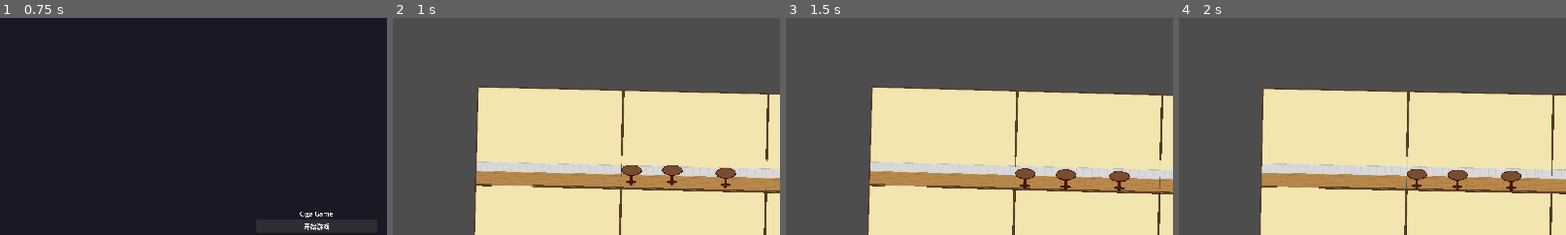
Above: before the commit, frames 1-4 (left to right).
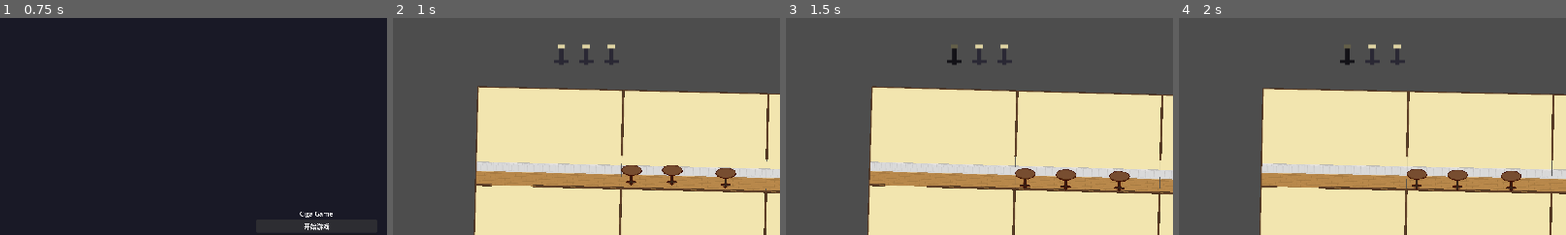
Above: after the commit, the same moments.

Repository: hinanep/ancat
Game: Godot game, scene res://scenes/ui/screens/MainMenu.tscn
The game is run twice, just before and just after one commit, with the same random seed, the same clock (stepped at 60 frames per second) and the same inputs.
Inputs (mouse positions are % of the whole screen's width and height, from its top left):
- Up to frame 1 (0.75 s): click "开始游戏" at 0.5 s
- Up to frame 2 (1 s): no input
- Up to frame 3 (1.5 s): tap Enter (ui_accept) at 1.25 s; move the mouse to (72, 45) at 1.27 s; hold Right (ui_right) from 1.28 s (still down); click (72, 45) at 1.42 s
- Up to frame 4 (2 s): keep holding Right (ui_right); tap Enter (ui_accept) at 1.52 s
The pictures show only the part of the screen within x 9-59%, y 0-50%; the shares and areas given below are measured in that part.

Frame 1 is identical in both runs. In frame 2, 0.4% of the frame differs, in the area x 41-59%, y 12-22%; in frame 3, 0.4%; in frame 4, 0.4%.

Commit message:
feat: 添加锚槽 UI 和信号支持，优化锚点状态管理
- 在 GameWorld.tscn 中添加 AnchorSlotsUI 节点以显示锚槽状态
- 在 AnchorController.gd 中引入信号以通知 UI 更新槽位状态
- 增强锚点状态管理逻辑，确保 UI 与锚点状态同步

Diff:
--- a/scenes/levels/GameWorld.tscn
+++ b/scenes/levels/GameWorld.tscn
@@ -5,6 +5,7 @@
 [ext_resource type="PackedScene" uid="uid://biqskj7ncenho" path="res://scenes/ui/components/storm_warning_ui.tscn" id="2_dhmek"]
 [ext_resource type="Script" uid="uid://bmtjege46adf1" path="res://scripts/components/TestPlayerController.gd" id="3_0x6r3"]
 [ext_resource type="Texture2D" uid="uid://d048tv117giwp" path="res://assets/textures/猫/Siamese/IdleCattt.png" id="3_8ghft"]
+[ext_resource type="PackedScene" uid="uid://dd80avoqr4dl4" path="res://scenes/ui/components/anchor_slots_ui.tscn" id="3_fy6ti"]
 [ext_resource type="PackedScene" uid="uid://do27wnokmof2x" path="res://scenes/props/WaterSurface.tscn" id="4_a73yp"]
 [ext_resource type="Script" uid="uid://dmx576ws301qi" path="res://scripts/components/BoatFloatController.gd" id="5_3ar6b"]
 [ext_resource type="PackedScene" uid="uid://cqlyepngiwjuq" path="res://scenes/props/MovableCargo.tscn" id="7_fdut3"]
@@ -143,6 +144,10 @@
 offset_top = -568.0
 offset_right = -893.0
 offset_bottom = -472.0
+
+[node name="AnchorSlotsUI" parent="CanvasLayer" unique_id=1069361037 instance=ExtResource("3_fy6ti")]
+position = Vector2(-460, -556)
+scale = Vector2(3, 3)
 
 [node name="Cabins" type="Node2D" parent="." unique_id=1560321885]
 z_index = -10
--- /dev/null
+++ b/scenes/ui/components/anchor_slots_ui.tscn
@@ -0,0 +1,8 @@
+[gd_scene format=3 uid="uid://dd80avoqr4dl4"]
+
+[ext_resource type="Script" path="res://scripts/components/AnchorSlotsUI.gd" id="1_2t3ha"]
+
+[node name="AnchorSlotsUI" type="Node2D"]
+position = Vector2(-1220, -430)
+script = ExtResource("1_2t3ha")
+anchorControllerPath = NodePath("../../Cabins/TestPlayer/AnchorController")
--- a/scripts/components/AnchorController.gd
+++ b/scripts/components/AnchorController.gd
@@ -1,4 +1,6 @@
 extends Node2D
+
+signal slot_state_changed(totalSlots: int, consumedSlots: int)
 
 ## 锚控制参数：发射、回收、勾取与放锚冻结。
 ## 锚最大长度（像素）。
@@ -45,6 +47,8 @@
 var _leftPressedPrev: bool = false
 var _rightPressedPrev: bool = false
 var _lastAvailableAnchorCapacity: int = 1
+var _lastSlotTotal: int = -1
+var _lastSlotConsumed: int = -1
 
 const INTERACT_NO_TARGET: int = 0
 const INTERACT_SUCCESS: int = 1
@@ -57,6 +61,7 @@
 	_player = get_parent()
 	_lastAvailableAnchorCapacity = _available_anchor_capacity()
 	_ensure_lines()
+	_emit_slot_state_if_changed()
 	_debug_log('ready: player=%s capacity=%d' % [_player.name if _player != null else 'null', _lastAvailableAnchorCapacity])
 
 
@@ -92,6 +97,7 @@
 
 	_leftPressedPrev = leftPressed
 	_rightPressedPrev = rightPressed
+	_emit_slot_state_if_changed()
 
 
 ## 创建锚链可视节点（按锚槽位创建）。
@@ -558,6 +564,32 @@
 	return max(available, 0)
 
 
+## 获取当前总槽位数量（供 UI 读取）。
+## @return int
+func current_slot_total() -> int:
+	return _current_anchor_capacity()
+
+
+## 获取当前已消耗槽位数量（供 UI 读取）。
+## @return int
+func current_slot_consumed() -> int:
+	var total: int = _current_anchor_capacity()
+	var consumed: int = _hooks.size() + _deployedCabinPaths.size()
+	return clampi(consumed, 0, total)
+
+
+## 当槽位状态变化时发出信号，驱动 UI 刷新。
+## @return void
+func _emit_slot_state_if_changed() -> void:
+	var total: int = current_slot_total()
+	var consumed: int = current_slot_consumed()
+	if total == _lastSlotTotal and consumed == _lastSlotConsumed:
+		return
+	_lastSlotTotal = total
+	_lastSlotConsumed = consumed
+	slot_state_changed.emit(total, consumed)
+
+
 ## 查找回收线段上的第一个合法命中（Hitable组CharacterBody2D或地板）。
 ## @param fromPos 线段起点
 ## @param toPos 线段终点
--- /dev/null
+++ b/scripts/components/AnchorSlotsUI.gd
@@ -0,0 +1,90 @@
+extends Node2D
+
+## 锚槽位 UI 参数：显示总槽位与已消耗槽位灰显状态。
+## 锚控制器路径。
+@export var anchorControllerPath: NodePath
+## 槽位起始位置（相对当前节点）。
+@export var slotsStartOffset: Vector2 = Vector2(0.0, 0.0)
+## 槽位间距（像素）。
+@export var slotSpacingX: float = 26.0
+## 槽位图标场景（默认使用放置锚实体图标）。
+@export var slotIconScene: PackedScene = preload('res://scenes/props/AnchorPlaced.tscn')
+## 正常槽位颜色。
+@export var slotNormalColor: Color = Color(1.0, 1.0, 1.0, 1.0)
+## 已消耗槽位颜色。
+@export var slotConsumedColor: Color = Color(0.45, 0.45, 0.45, 1.0)
+
+var _anchorController: Node
+var _slotIcons: Array[Node2D] = []
+var _totalSlots: int = 0
+var _consumedSlots: int = 0
+
+
+## 初始化：绑定锚控制器并构建初始槽位。
+## @return void
+func _ready() -> void:
+	_resolve_anchor_controller()
+	_rebuild_slots()
+	_refresh_slot_colors()
+
+
+## 解析锚控制器并连接状态信号。
+## @return void
+func _resolve_anchor_controller() -> void:
+	if anchorControllerPath != NodePath(''):
+		_anchorController = get_node_or_null(anchorControllerPath)
+	if _anchorController == null:
+		return
+	if _anchorController.has_signal('slot_state_changed'):
+		_anchorController.connect('slot_state_changed', _on_slot_state_changed)
+	if _anchorController.has_method('current_slot_total'):
+		_totalSlots = int(_anchorController.call('current_slot_total'))
+	if _anchorController.has_method('current_slot_consumed'):
+		_consumedSlots = int(_anchorController.call('current_slot_consumed'))
+
+
+## 处理槽位状态变化事件。
+## @param totalSlots 总槽位
+## @param consumedSlots 已消耗槽位
+## @return void
+func _on_slot_state_changed(totalSlots: int, consumedSlots: int) -> void:
+	_totalSlots = max(totalSlots, 0)
+	_consumedSlots = clampi(consumedSlots, 0, _totalSlots)
+	_rebuild_slots()
+	_refresh_slot_colors()
+
+
+## 按当前总槽位重建图标节点。
+## @return void
+func _rebuild_slots() -> void:
+	while _slotIcons.size() > _totalSlots:
+		var last: Node2D = _slotIcons.pop_back()
+		if last != null and is_instance_valid(last):
+			last.queue_free()
+	while _slotIcons.size() < _totalSlots:
+		var icon: Node2D = _instantiate_slot_icon()
+		add_child(icon)
+		_slotIcons.append(icon)
+	for i in range(_slotIcons.size()):
+		_slotIcons[i].position = slotsStartOffset + Vector2(float(i) * slotSpacingX, 0.0)
+
+
+## 更新槽位颜色：已消耗槽位显示灰色。
+## @return void
+func _refresh_slot_colors() -> void:
+	for i in range(_slotIcons.size()):
+		if i < _consumedSlots:
+			_slotIcons[i].modulate = slotConsumedColor
+		else:
+			_slotIcons[i].modulate = slotNormalColor
+
+
+## 实例化单个槽位图标。
+## @return Node2D
+func _instantiate_slot_icon() -> Node2D:
+	if slotIconScene != null:
+		var node: Node2D = slotIconScene.instantiate() as Node2D
+		if node != null:
+			node.scale = Vector2(0.75, 0.75)
+			return node
+	return Node2D.new()
Not shown, added: scripts/components/AnchorSlotsUI.gd.uid
